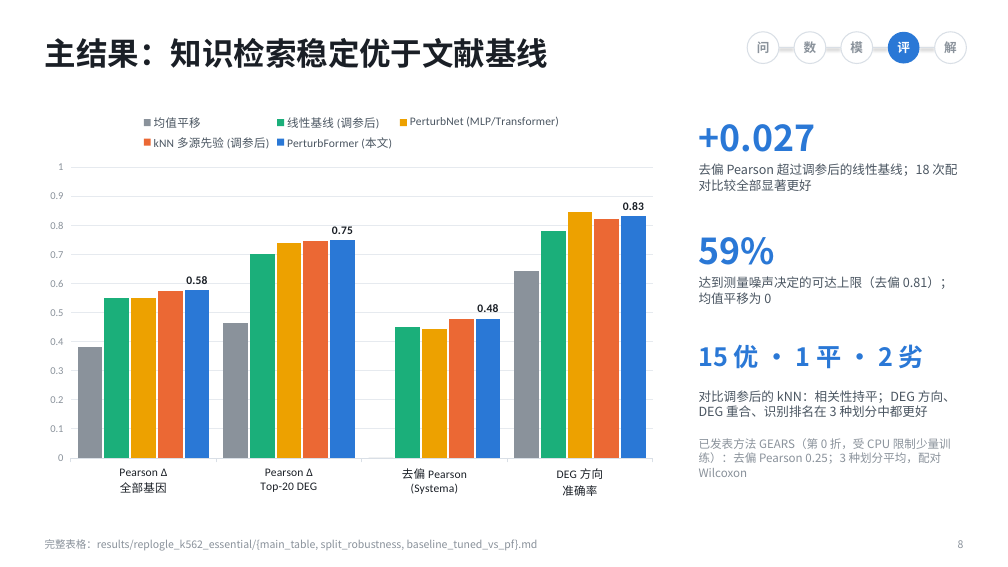
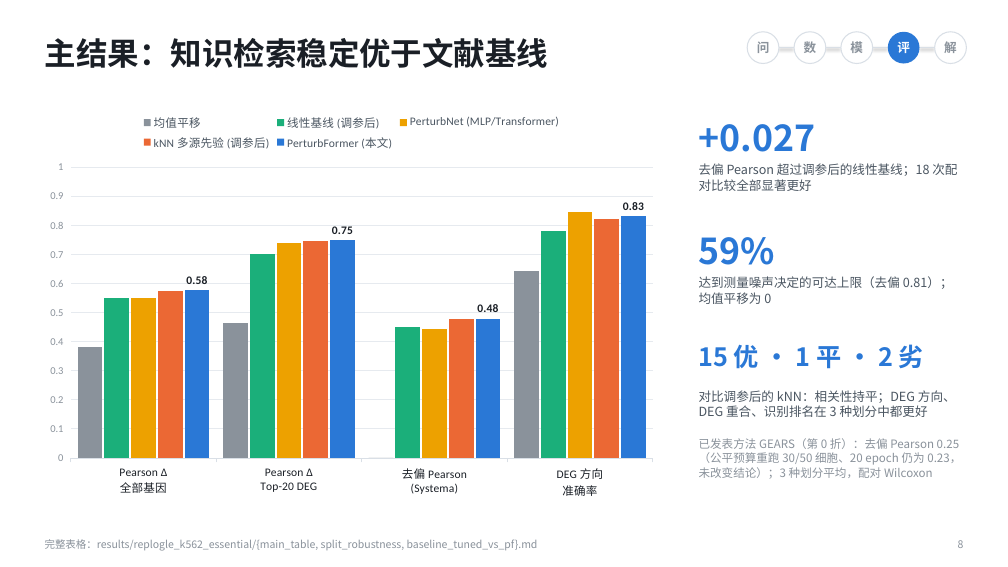
Before and after one commit to GuTianshuo/VirtualCell-Perturb, a slide deck: slide 8 of docs/VirtualCell-Perturb_汇报.pptx. Drawn at 1008x567 pixels with LibreOffice and Linux fonts; fonts in the diff are those of the drawing. Boxes give left, top, right and bottom in pixels: in the first picture for what was removed or moved away, otherwise in the second. Text is boxed around its words. In the diff, an @@ line names an element or a change of style, - is before the commit and + after.

```diff
--- a/docs/VirtualCell-Perturb_汇报.pptx
+++ b/docs/VirtualCell-Perturb_汇报.pptx
@@ text at bbox=[699, 438, 961, 478]: text changed @@
-已发表方法 GEARS（第 0 折，受 CPU 限制少量训练）：去偏 Pearson 0.25；3 种划分平均，配对 Wilcoxon
+已发表方法 GEARS（第 0 折）：去偏 Pearson 0.25（公平预算重跑 30/50 细胞、20 epoch 仍为 0.23，未改变结论）；3 种划分平均，配对 Wilcoxon
```
Also in this commit, not shown: 43 other files.
